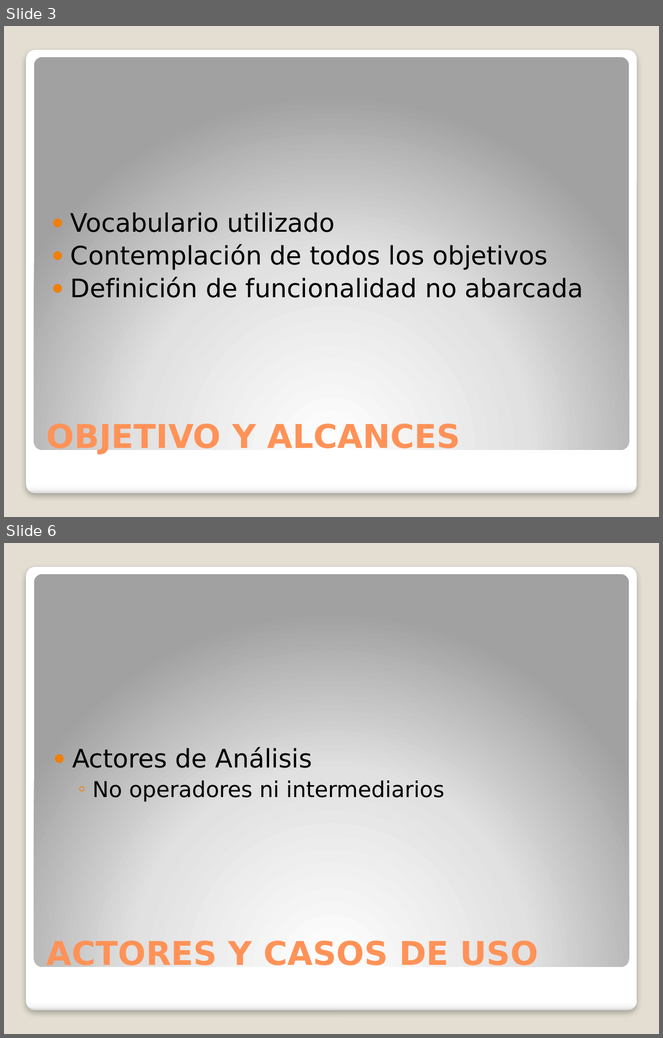
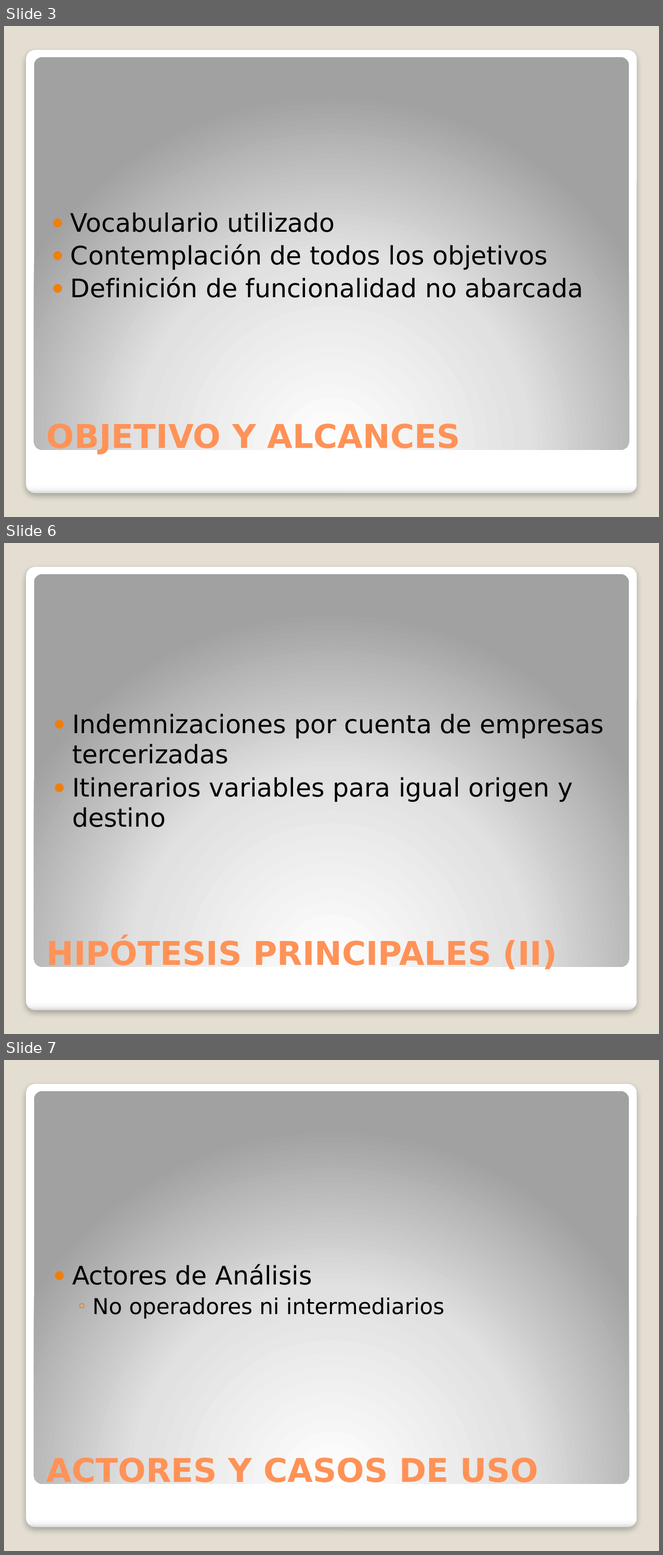
Before and after one commit to invernizzie/fiuba-grupoanin, a slide deck: TODOMUNDO/presentacion.pptx. Shown one above the other, each under a label of ours: slides 3 and 6 before the commit, slides 3, 6 and 7 after it; the slides between them are not shown. The pictures are 663x1038 and 663x1555 pixels, drawn with LibreOffice and Linux fonts; fonts in the diff are those of the drawing. Boxes give left, top, right and bottom in pixels: in the first picture for what was removed or moved away, otherwise in the second. Text is boxed around its words. In the diff, an @@ line names an element or a change of style, - is before the commit and + after.

```diff
--- a/TODOMUNDO/presentacion.pptx
+++ b/TODOMUNDO/presentacion.pptx
@@ slide 6 added at (x1=4, y1=543, x2=659, y2=1034), background #E3DED1; not listed: 2 template elements that a slide beside it also shows @@
@@ text added at (x1=72, y1=714, x2=604, y2=827), 28 pt, text #000000 @@
+● Indemnizaciones por cuenta de empresas tercerizadas
+● Itinerarios variables para igual origen y destino
@@ title added at (x1=47, y1=939, x2=557, y2=972), 36 pt, text #FF9258, bold @@
+HIPÓTESIS PRINCIPALES (II)
@@ what was slide 6 is now slide 7 @@
```
Also in this commit, not shown: 2 slides changed, 1 other file.
